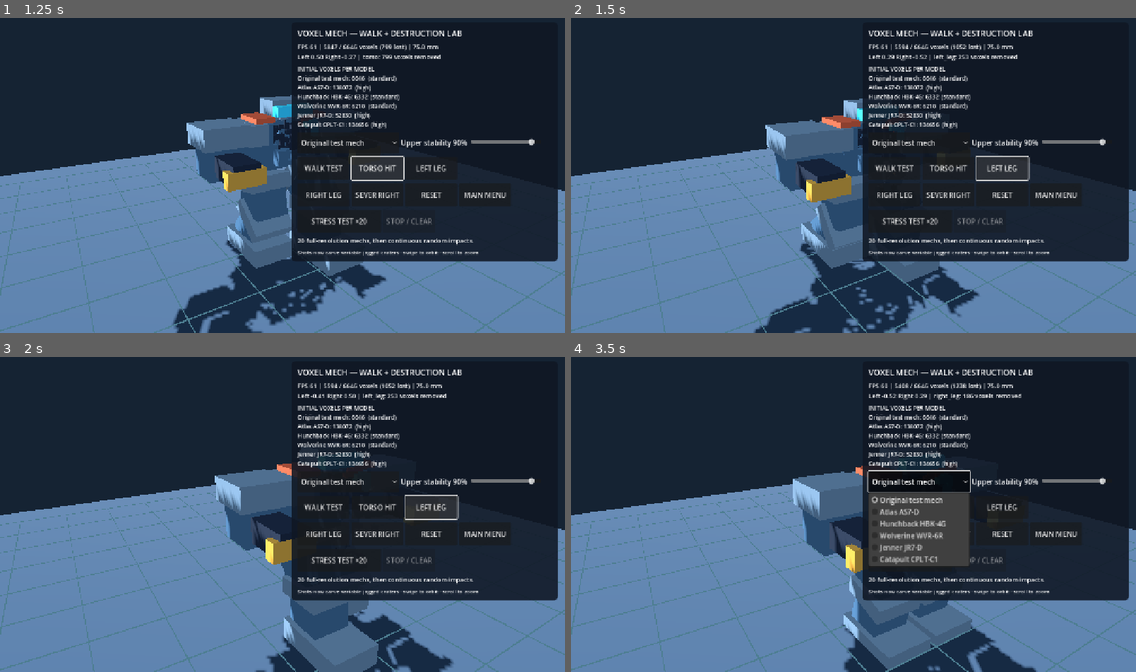
Above: before the commit, frames 1-4 (two rows, left to right).
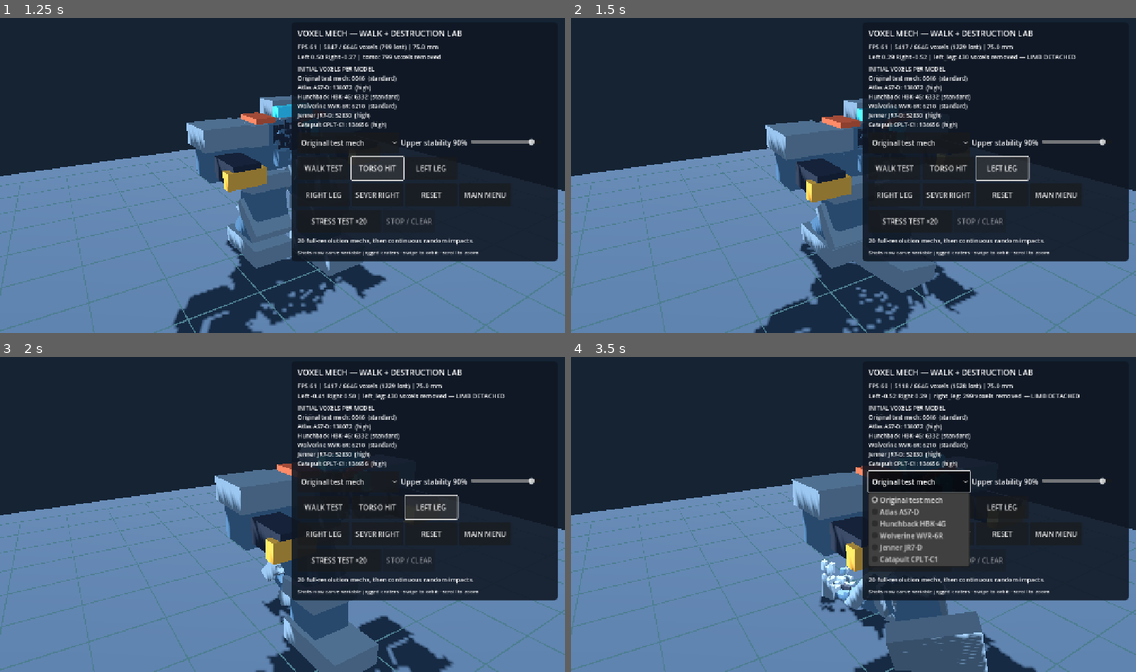
Above: after the commit, the same moments.

Repository: drag0nblad3/BtechMobile
Game: Godot game, scene res://scenes/voxel_mech_lab.tscn
Two runs of this game, one before a commit and one after it. Both use one fixed random seed, a clock stepped at 60 frames per second and the inputs below. This scene is started directly instead of the project's main scene.
Inputs:
- Up to frame 1 (1.25 s): click "TORSO HIT" at 0.5 s
- Up to frame 2 (1.5 s): click "LEFT LEG" at 1.25 s
- Up to frame 3 (2 s): no input
- Up to frame 4 (3.5 s): click "RIGHT LEG" at 2 s; click "Original test mech" at 2.75 s

Frame 1 is identical in both runs. In frame 2, 0.8% of the frame differs, in the area x 49-90%, y 8-96%; in frame 3, 0.8%; in frame 4, 4.4%, in the area x 39-90%, y 8-100%.

Commit message:
Widen irregular damage into multi-lobed part-scaled surface patches: src/view/units/voxel_mech_lab.gd

Diff:
--- a/src/view/units/voxel_mech_lab.gd
+++ b/src/view/units/voxel_mech_lab.gd
@@ -289,7 +289,7 @@
 	var offset := Vector3(randf_range(-0.13, 0.13),
 			randf_range(-0.11, 0.11), randf_range(-0.10, 0.10))
 	var world_hit := part.to_global(Vector3(0, -0.15, -0.22) + offset)
-	mech.hit_part(key, world_hit, 0.30)
+	mech.hit_part(key, world_hit, 0.40)
 	flash(world_hit)
 
 
